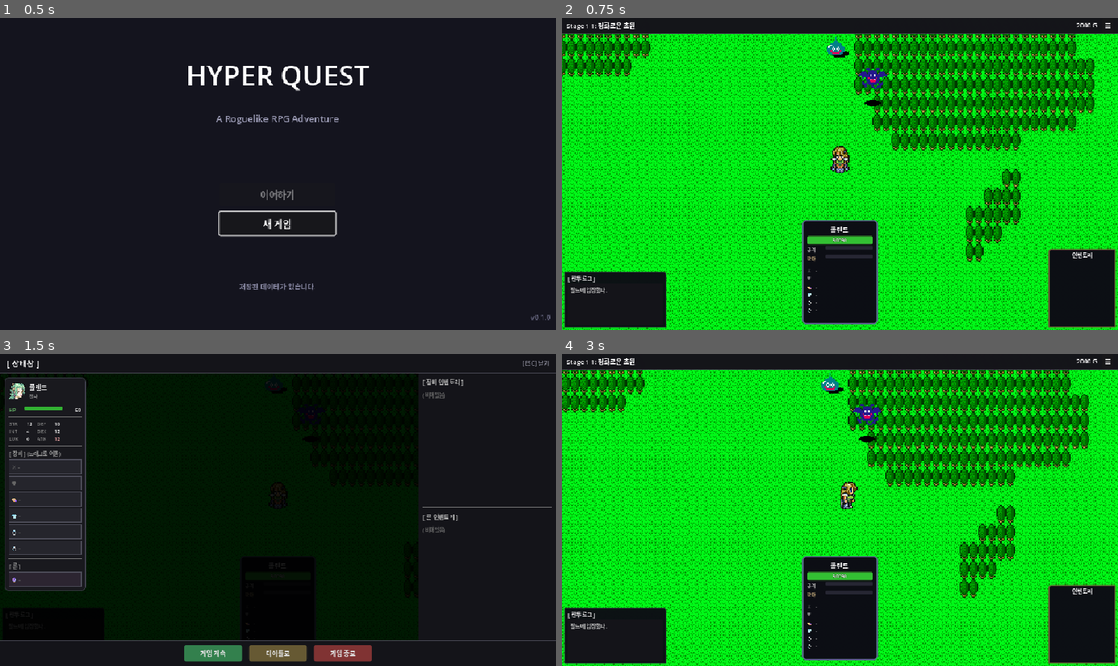
Above: before the commit, frames 1-4 (two rows, left to right).
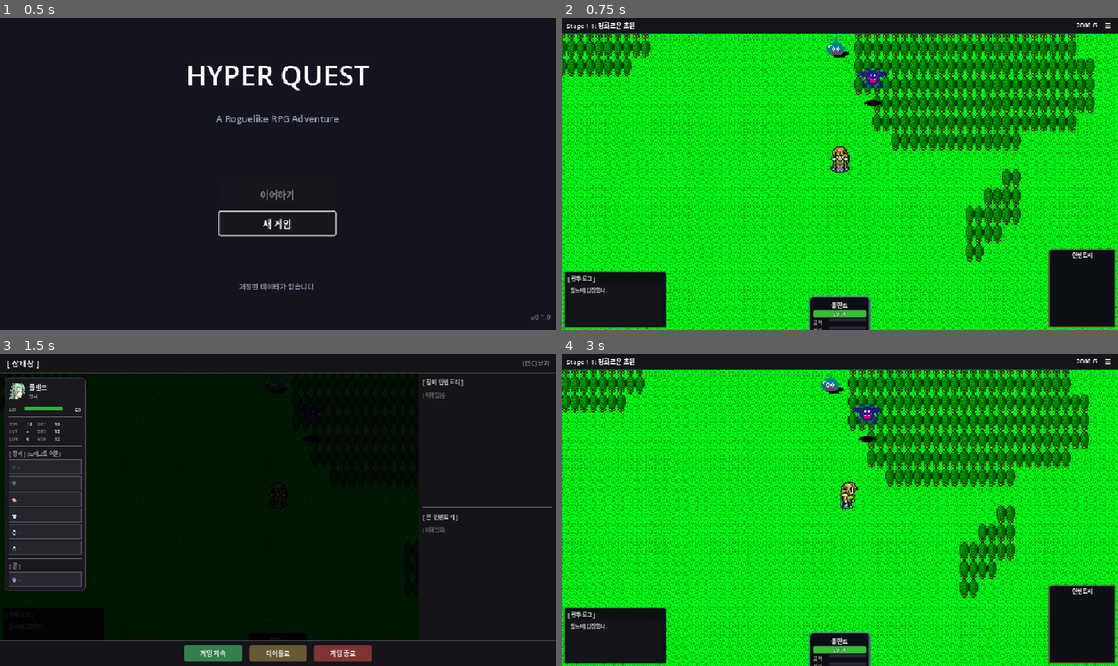
Above: after the commit, the same moments.

Repository: limmmmmmn/Appears-Appears
Game: Godot game, scene res://scenes/main/Main.tscn
The game is run twice, just before and just after one commit, with the same random seed, the same clock (stepped at 60 frames per second) and the same inputs.
Inputs (mouse positions are in pixels of both pictures, inside the frame that each line leads up to):
- Up to frame 1 (0.5 s): no input
- Up to frame 2 (0.75 s): click "새 게임" at 0.5 s
- Up to frame 3 (1.5 s): click "☰" at 1.25 s
- Up to frame 4 (3 s): click "게임 계속" at 2 s; tap Enter at 2.75, 2.85 s; move the mouse to (962, 494) at 2.77 s; hold Right (ui_right) from 2.78 s (still down); click (962, 494) at 2.92 s

Frame 1 is identical in both runs. In frame 2, 4.3% of the frame differs, in the area x 43-57%, y 64-100%; in frame 3, less than 0.1%; in frame 4, 4.3%.

Commit message:
feat: 파티 카드 hover 효과 추가 및 크기 조정
- 카드 너비 130→105px로 축소
- 평소에는 상단(이름+HP+공격바)만 보임
- 마우스 hover시 카드가 위로 튀어나와 전체 정보 표시
- TRANS_BACK 이징으로 자연스러운 팝업 애니메이션

https://claude.ai/code/session_01HMJ2TZbvfDboco6XHexxSY

Diff:
--- a/scripts/ui/field/BottomPartyCards.gd
+++ b/scripts/ui/field/BottomPartyCards.gd
@@ -1,15 +1,17 @@
 extends Control
 class_name BottomPartyCards
 ## 하단 파티 카드 UI - 파티원당 개별 카드
-## 1명일 때 가운데, 인원이 늘어나도 가운데 유지
+## 평소에는 상단만 보이고, 마우스 hover시 위로 튀어나옴
 
 const SLOT_ICONS := {"main_hand": "⚔", "off_hand": "🛡", "head": "👒", "body": "👕", "acc1": "💍", "acc2": "💍"}
 const SLOT_ORDER := ["main_hand", "off_hand", "head", "body", "acc1", "acc2"]
 
 # 카드 크기
-const CARD_WIDTH := 130
-const CARD_HEIGHT := 180
-const CARD_SPACING := 8
+const CARD_WIDTH := 105
+const CARD_HEIGHT := 170
+const CARD_VISIBLE_HEIGHT := 58  # 평소 보이는 높이 (이름 + HP + 공격바)
+const CARD_SPACING := 6
+const HOVER_OFFSET := 115  # 마우스 hover시 올라가는 높이
 
 # 색상
 const HP_COLOR_HIGH := Color(0.2, 0.75, 0.2)
@@ -33,6 +35,7 @@
 	var equip_rows: Dictionary = {}
 	var hero_index: int = -1
 	var hero_id: String = ""
+	var is_hovered: bool = false
 
 var hero_cards: Array[HeroCard] = []
 var cards_container: HBoxContainer
@@ -52,8 +55,9 @@
 	anchor_bottom = 1.0
 	offset_left = 0
 	offset_right = 0
-	offset_top = -CARD_HEIGHT - 10
-	offset_bottom = -10
+	# 카드가 화면 아래로 숨겨지도록 위치 조정
+	offset_top = -CARD_VISIBLE_HEIGHT
+	offset_bottom = CARD_HEIGHT - CARD_VISIBLE_HEIGHT
 
 	# HBoxContainer로 카드들을 가로로 배치 (중앙 정렬)
 	cards_container = HBoxContainer.new()
@@ -111,21 +115,22 @@
 	card.panel.custom_minimum_size = Vector2(CARD_WIDTH, CARD_HEIGHT)
 	_style_card_panel(card.panel)
 
-	# 드롭 타겟 (전체 카드 영역)
+	# 드롭 타겟 (전체 카드 영역) + hover 처리
 	card.drop_target = _EquipDropTarget.new()
 	card.drop_target.hero_index = index
 	card.drop_target.cards_ref = self
+	card.drop_target.card_ref = card
 	card.drop_target.set_anchors_preset(Control.PRESET_FULL_RECT)
 	card.panel.add_child(card.drop_target)
 
 	# 내부 VBox
 	var vbox := VBoxContainer.new()
-	vbox.add_theme_constant_override("separation", 3)
+	vbox.add_theme_constant_override("separation", 2)
 	vbox.set_anchors_preset(Control.PRESET_FULL_RECT)
-	vbox.offset_left = 6
-	vbox.offset_right = -6
-	vbox.offset_top = 6
-	vbox.offset_bottom = -6
+	vbox.offset_left = 5
+	vbox.offset_right = -5
+	vbox.offset_top = 5
+	vbox.offset_bottom = -5
 	vbox.mouse_filter = Control.MOUSE_FILTER_IGNORE
 	card.drop_target.add_child(vbox)
 
@@ -133,14 +138,14 @@
 	card.name_label = Label.new()
 	card.name_label.text = "영웅"
 	card.name_label.horizontal_alignment = HORIZONTAL_ALIGNMENT_CENTER
-	card.name_label.add_theme_font_size_override("font_size", 11)
+	card.name_label.add_theme_font_size_override("font_size", 10)
 	card.name_label.add_theme_color_override("font_color", Color(0.95, 0.95, 0.95))
 	card.name_label.mouse_filter = Control.MOUSE_FILTER_IGNORE
 	vbox.add_child(card.name_label)
 
 	# === HP바 ===
 	var hp_container := Control.new()
-	hp_container.custom_minimum_size = Vector2(0, 14)
+	hp_container.custom_minimum_size = Vector2(0, 12)
 	hp_container.mouse_filter = Control.MOUSE_FILTER_IGNORE
 	vbox.add_child(hp_container)
 
@@ -157,7 +162,7 @@
 	card.hp_label.set_anchors_preset(Control.PRESET_FULL_RECT)
 	card.hp_label.horizontal_alignment = HORIZONTAL_ALIGNMENT_CENTER
 	card.hp_label.vertical_alignment = VERTICAL_ALIGNMENT_CENTER
-	card.hp_label.add_theme_font_size_override("font_size", 9)
+	card.hp_label.add_theme_font_size_override("font_size", 8)
 	card.hp_label.add_theme_color_override("font_color", Color.WHITE)
 	card.hp_label.add_theme_color_override("font_outline_color", Color.BLACK)
 	card.hp_label.add_theme_constant_override("outline_size", 2)
@@ -166,7 +171,7 @@
 
 	# === ATB 섹션 ===
 	card.atb_section = VBoxContainer.new()
-	card.atb_section.add_theme_constant_override("separation", 2)
+	card.atb_section.add_theme_constant_override("separation", 1)
 	card.atb_section.mouse_filter = Control.MOUSE_FILTER_IGNORE
 	vbox.add_child(card.atb_section)
 
@@ -183,7 +188,7 @@
 
 	# === 장비 섹션 ===
 	card.equip_section = VBoxContainer.new()
-	card.equip_section.add_theme_constant_override("separation", 1)
+	card.equip_section.add_theme_constant_override("separation", 0)
 	card.equip_section.mouse_filter = Control.MOUSE_FILTER_IGNORE
 	vbox.add_child(card.equip_section)
 
@@ -197,7 +202,7 @@
 
 func _style_card_panel(panel: PanelContainer) -> void:
 	var style := StyleBoxFlat.new()
-	style.bg_color = Color(0.05, 0.05, 0.08, 0.92)
+	style.bg_color = Color(0.05, 0.05, 0.08, 0.95)
 	style.border_width_left = 2
 	style.border_width_top = 2
 	style.border_width_right = 2
@@ -212,7 +217,7 @@
 
 func _create_atb_row(label_text: String) -> HBoxContainer:
 	var row := HBoxContainer.new()
-	row.add_theme_constant_override("separation", 4)
+	row.add_theme_constant_override("separation", 3)
 	row.mouse_filter = Control.MOUSE_FILTER_IGNORE
 
 	var label := Label.new()
@@ -220,13 +225,13 @@
 	label.text = label_text
 	label.add_theme_font_size_override("font_size", 8)
 	label.add_theme_color_override("font_color", Color(0.7, 0.7, 0.7))
-	label.custom_minimum_size.x = 28
+	label.custom_minimum_size.x = 24
 	label.mouse_filter = Control.MOUSE_FILTER_IGNORE
 	row.add_child(label)
 
 	var bar := ProgressBar.new()
 	bar.name = "Bar"
-	bar.custom_minimum_size = Vector2(70, 6)
+	bar.custom_minimum_size = Vector2(60, 5)
 	bar.size_flags_horizontal = Control.SIZE_EXPAND_FILL
 	bar.max_value = 100.0
 	bar.value = 0.0
@@ -240,7 +245,7 @@
 
 func _create_equip_row(slot_name: String) -> HBoxContainer:
 	var row := HBoxContainer.new()
-	row.add_theme_constant_override("separation", 3)
+	row.add_theme_constant_override("separation", 2)
 	row.mouse_filter = Control.MOUSE_FILTER_IGNORE
 
 	var icon_lbl := Label.new()
@@ -319,6 +324,30 @@
 	bar.add_theme_stylebox_override("fill", fill)
 
 
+#region Hover 애니메이션
+func _on_card_mouse_entered(card: HeroCard) -> void:
+	if card.is_hovered:
+		return
+	card.is_hovered = true
+
+	var tween := create_tween()
+	tween.set_ease(Tween.EASE_OUT)
+	tween.set_trans(Tween.TRANS_BACK)
+	tween.tween_property(card.panel, "position:y", -HOVER_OFFSET, 0.2)
+
+
+func _on_card_mouse_exited(card: HeroCard) -> void:
+	if not card.is_hovered:
+		return
+	card.is_hovered = false
+
+	var tween := create_tween()
+	tween.set_ease(Tween.EASE_OUT)
+	tween.set_trans(Tween.TRANS_QUAD)
+	tween.tween_property(card.panel, "position:y", 0.0, 0.15)
+#endregion
+
+
 func update_display() -> void:
 	var party: Array = PartyManager.get_party() if PartyManager else []
 
@@ -430,7 +459,7 @@
 
 func _create_cooldown_row(label_text: String) -> HBoxContainer:
 	var row := HBoxContainer.new()
-	row.add_theme_constant_override("separation", 4)
+	row.add_theme_constant_override("separation", 3)
 	row.mouse_filter = Control.MOUSE_FILTER_IGNORE
 
 	var label := Label.new()
@@ -438,13 +467,13 @@
 	label.text = label_text
 	label.add_theme_font_size_override("font_size", 8)
 	label.add_theme_color_override("font_color", Color(0.8, 0.7, 0.5))
-	label.custom_minimum_size.x = 28
+	label.custom_minimum_size.x = 24
 	label.mouse_filter = Control.MOUSE_FILTER_IGNORE
 	row.add_child(label)
 
 	var bar := ProgressBar.new()
 	bar.name = "Bar"
-	bar.custom_minimum_size = Vector2(70, 6)
+	bar.custom_minimum_size = Vector2(60, 5)
 	bar.size_flags_horizontal = Control.SIZE_EXPAND_FILL
 	bar.max_value = 100.0
 	bar.value = 0.0
@@ -556,14 +585,17 @@
 	tween.tween_property(card.name_label, "modulate", Color.WHITE, 0.15)
 
 
-## 드롭 타겟 컨트롤
+## 드롭 타겟 컨트롤 + hover 처리
 class _EquipDropTarget extends Control:
 	var hero_index: int = -1
 	var cards_ref: BottomPartyCards = null
+	var card_ref: HeroCard = null
 	var highlight: ColorRect = null
 
 	func _ready() -> void:
 		mouse_filter = Control.MOUSE_FILTER_PASS
+		mouse_entered.connect(_on_mouse_entered)
+		mouse_exited.connect(_on_mouse_exited)
 
 		highlight = ColorRect.new()
 		highlight.set_anchors_preset(Control.PRESET_FULL_RECT)
@@ -572,6 +604,14 @@
 		highlight.mouse_filter = Control.MOUSE_FILTER_IGNORE
 		add_child(highlight)
 
+	func _on_mouse_entered() -> void:
+		if cards_ref and card_ref:
+			cards_ref._on_card_mouse_entered(card_ref)
+
+	func _on_mouse_exited() -> void:
+		if cards_ref and card_ref:
+			cards_ref._on_card_mouse_exited(card_ref)
+
 	func _can_drop_data(_pos: Vector2, data: Variant) -> bool:
 		if not data is Dictionary:
 			return false
